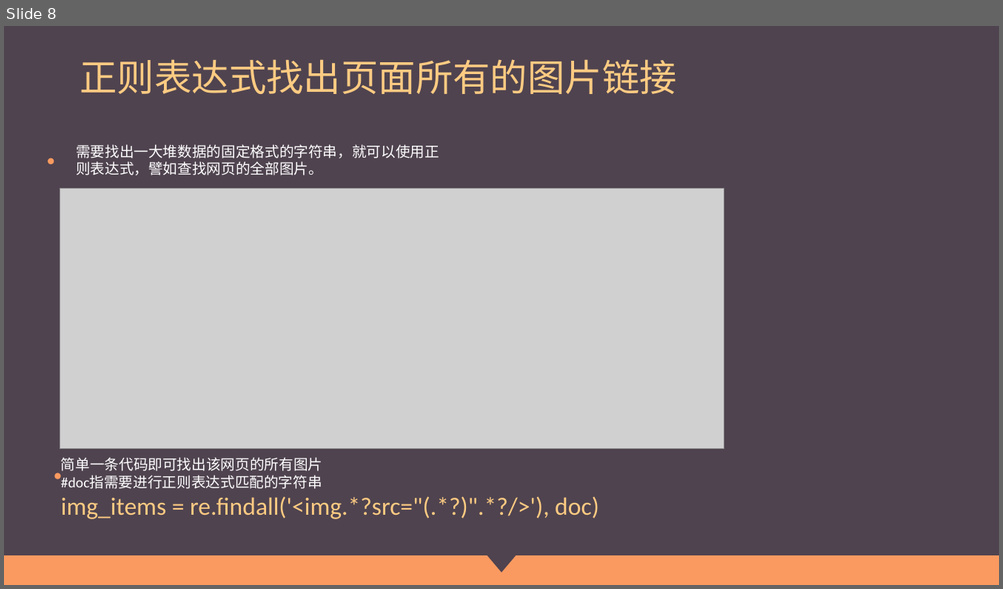
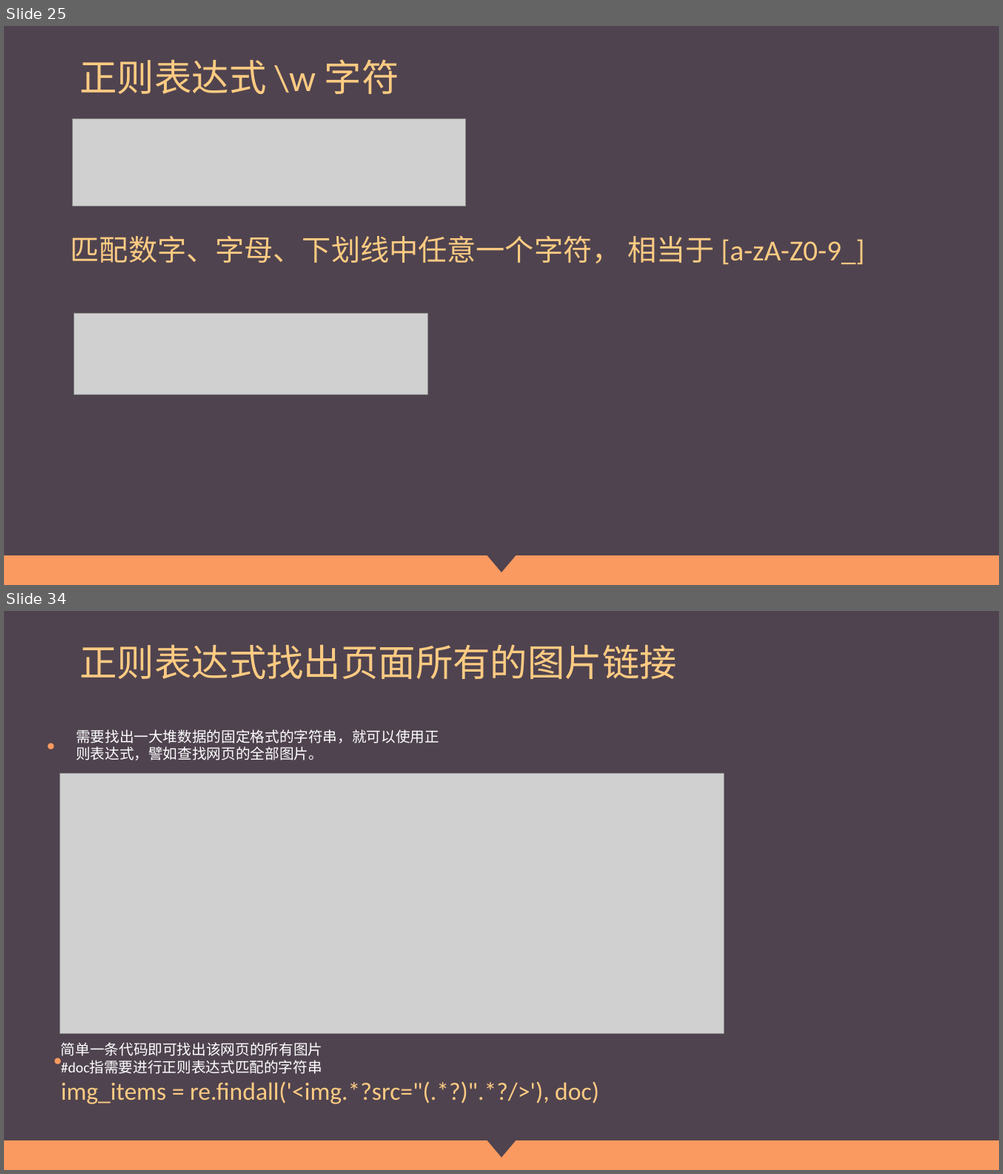
Before and after one commit to Wu-jiaming/-ppt, a slide deck: 正则表达式.pptx. Shown one above the other, each under a label of ours: slide 8 before the commit, slides 25 and 34 after it; the slides between them are not shown. The pictures are 1003x589 and 1003x1174 pixels, drawn with LibreOffice and Linux fonts; fonts in the diff are those of the drawing; grey boxes stand for pictures. Boxes give left, top, right and bottom in pixels: in the first picture for what was removed or moved away, otherwise in the second. Text is boxed around its words. In the diff, an @@ line names an element or a change of style, - is before the commit and + after.

```diff
--- a/正则表达式.pptx
+++ b/正则表达式.pptx
@@ slide 25 added at <box>4,26,999,585</box>, background #4F434F; not listed: 2 template elements that a slide beside it also shows @@
@@ title added at <box>79,59,399,94</box>, 36 pt, text #FDCB82 @@
+正则表达式 \w 字符
@@ picture added at <box>72,119,465,207</box> @@
@@ text added at <box>71,236,865,265</box>, 28 pt, text #FDCB82 @@
+匹配数字、字母、下划线中任意一个字符， 相当于 [a-zA-Z0-9_]
@@ picture added at <box>74,313,428,395</box> @@
@@ what was slide 8 is now slide 34 @@
```
Also in this commit, not shown: 2 slides changed, 25 other slides added.
